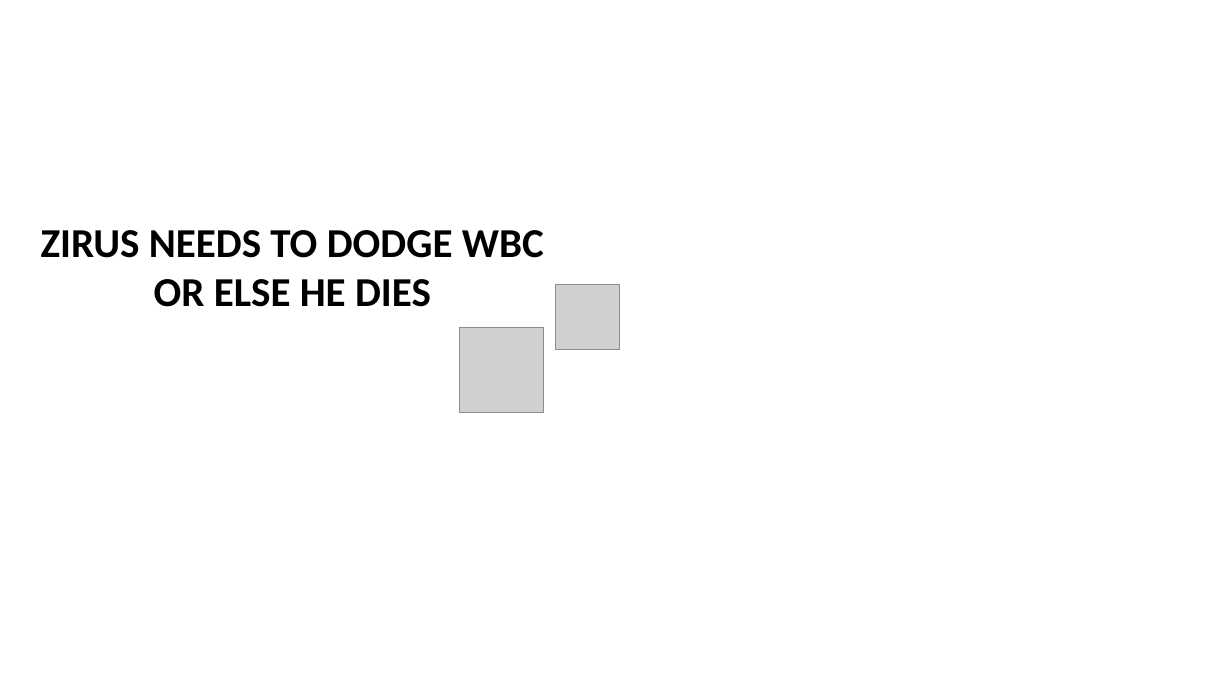
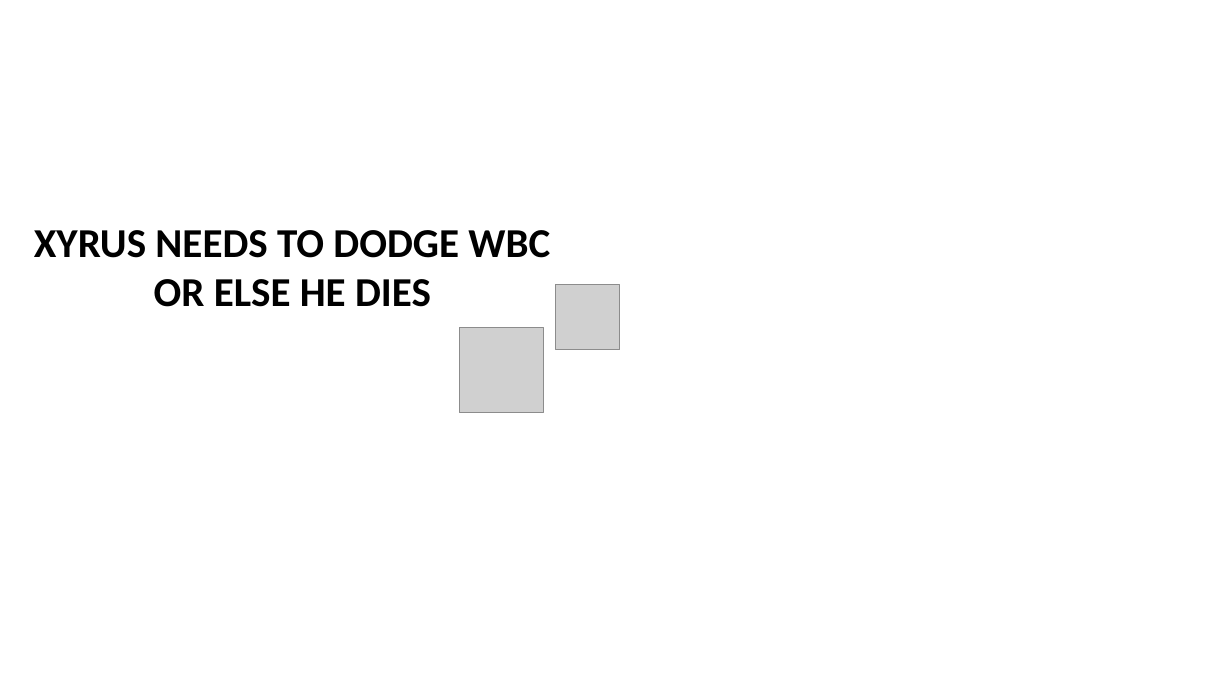
Before and after one commit to Paul-Marte/MyGame, a slide deck: slide 24 of Documents/Xyrus.pptx. Drawn at 1232x693 pixels with LibreOffice and Linux fonts; fonts in the diff are those of the drawing; grey boxes stand for pictures; background and template pictures are left out. Boxes give left, top, right and bottom in pixels: in the first picture for what was removed or moved away, otherwise in the second. Text is boxed around its words. In the diff, an @@ line names an element or a change of style, - is before the commit and + after.

```diff
--- a/Documents/Xyrus.pptx
+++ b/Documents/Xyrus.pptx
@@ text "XYRUS NEEDS TO DODGE WBC": place and size @@
-text "XYRUS NEEDS TO DODGE WBC" at (41,230,544,307)
+text "XYRUS NEEDS TO DODGE WBC" at (34,230,550,307)
@@ text at (34,230,550,258): text changed @@
-ZIRUS NEEDS TO DODGE WBC
+XYRUS NEEDS TO DODGE WBC
```
Also in this commit, not shown: 10 other slides changed, 10 slides added, 1 slide removed, 56 other files.
